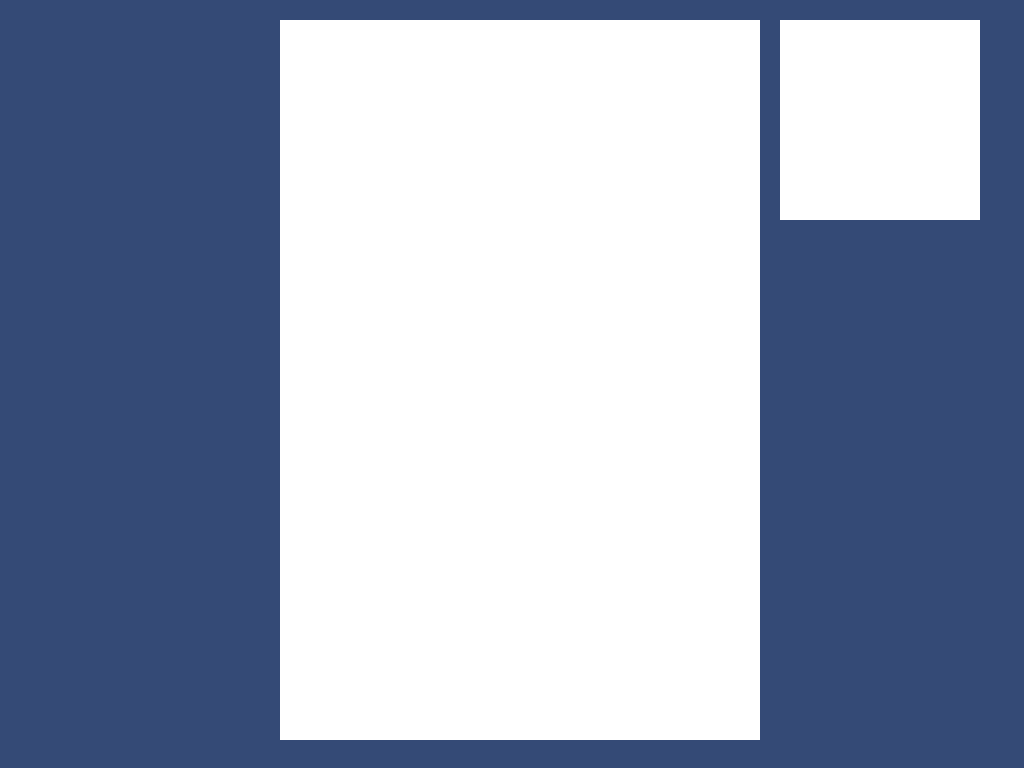
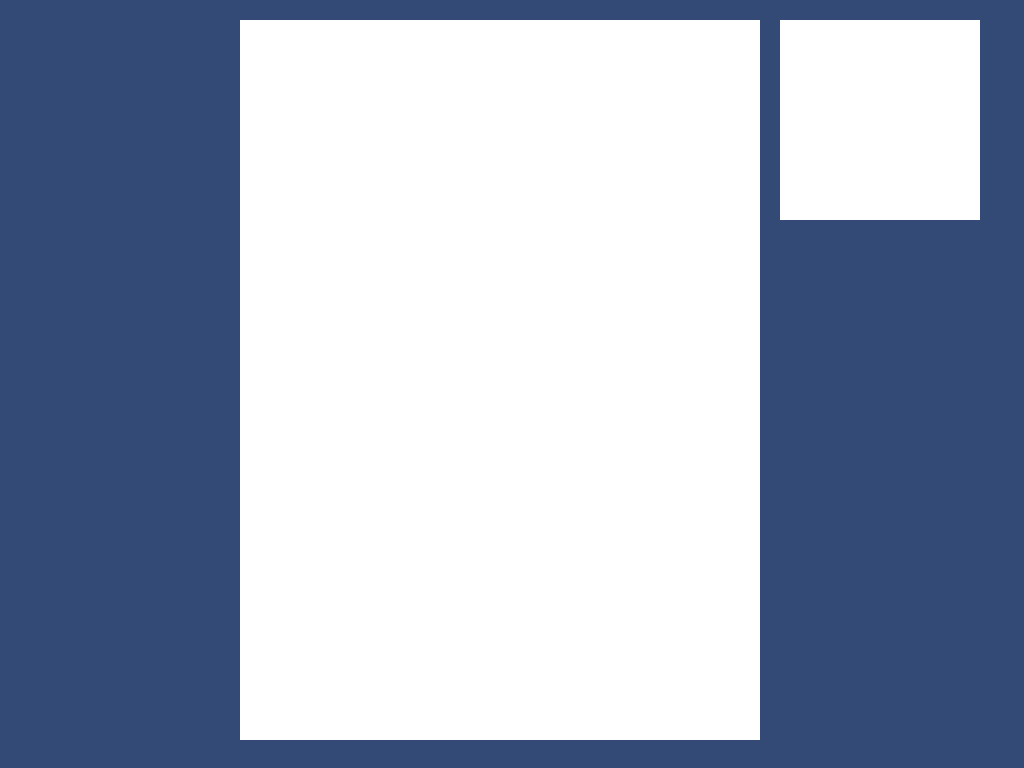
Revision of a layered 1024×768 image; what changed, layer by layer:
painted on "Oberfläche" over [240, 20, 280, 740]
removed layer "Hintergrund" over [240, 20, 280, 740]
